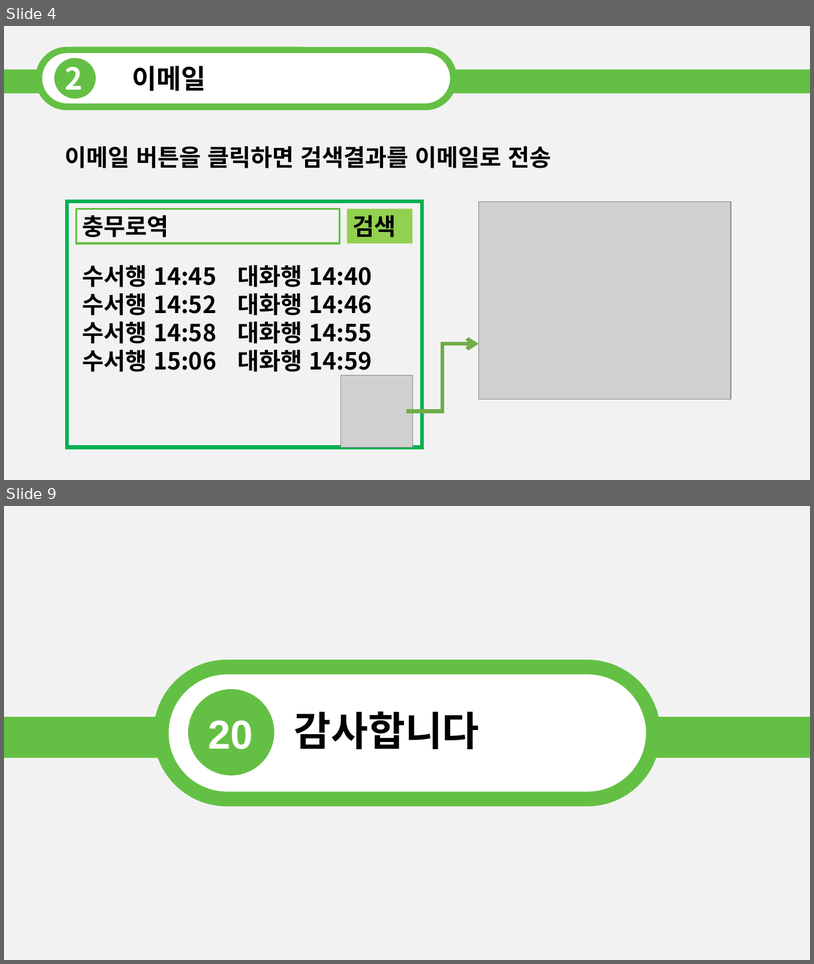
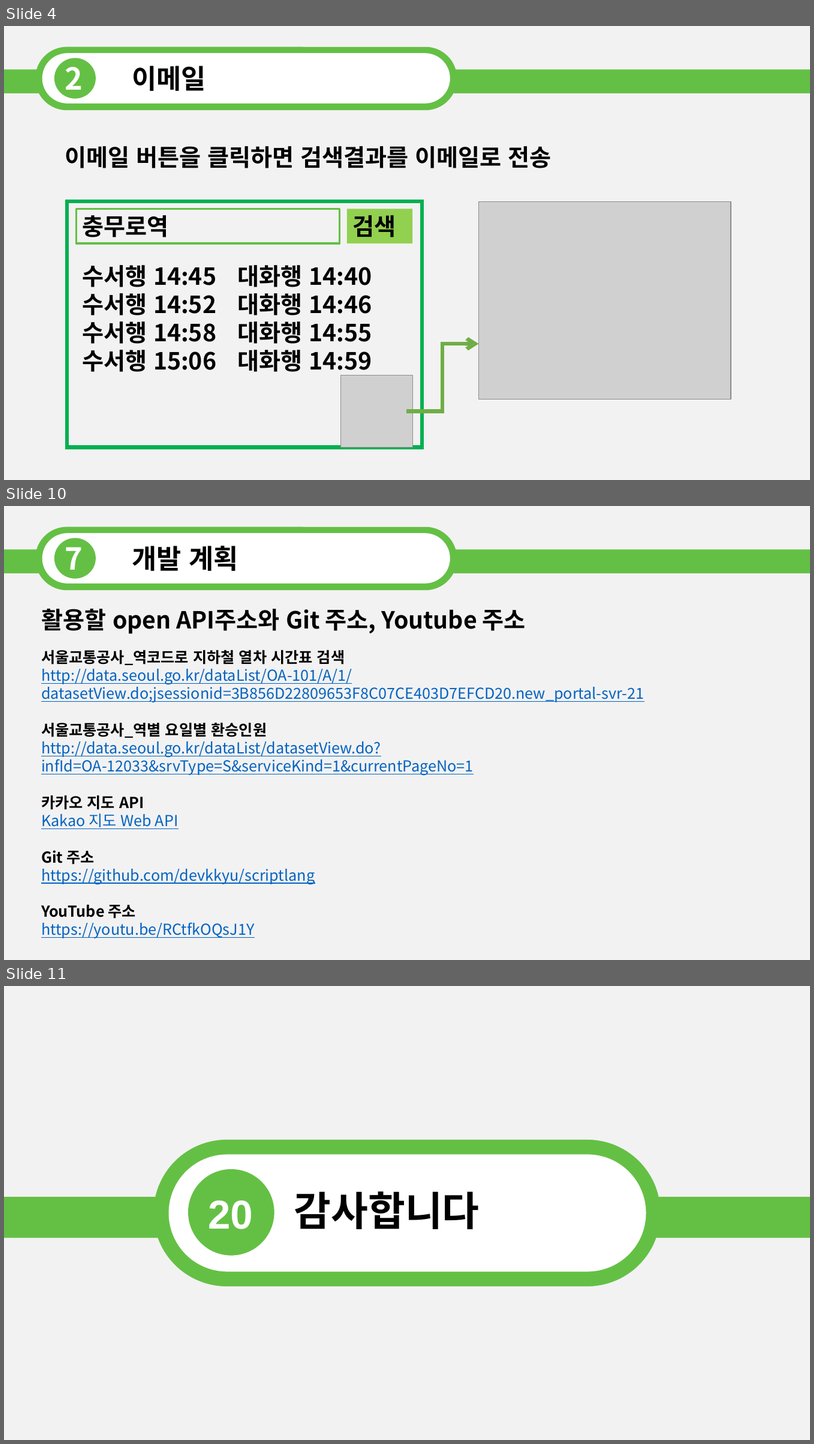
Before and after one commit to dev-kkyu/scriptlang, a slide deck: 기획발표_최종.pptx. Shown one above the other, each under a label of ours: slides 4 and 9 before the commit, slides 4, 10 and 11 after it; the slides between them are not shown. The pictures are 814x964 and 814x1444 pixels, drawn with LibreOffice and Linux fonts; fonts in the diff are those of the drawing; grey boxes stand for pictures. Boxes give left, top, right and bottom in pixels: in the first picture for what was removed or moved away, otherwise in the second. Text is boxed around its words. In the diff, an @@ line names an element or a change of style, - is before the commit and + after.

```diff
--- a/기획발표_최종.pptx
+++ b/기획발표_최종.pptx
@@ slide 10 added at [4, 506, 810, 960], background #FFFFFF; not listed: 1 template element that a slide beside it also shows @@
@@ group added at [4, 526, 810, 590]: 2 rounded rectangles, 2 texts, 1 rectangle, 1 ellipse @@
+7
+개발 계획
@@ text added at [41, 609, 644, 938], 18 pt, text #0563C1, underline @@
+활용할 open API주소와 Git 주소, Youtube 주소
+서울교통공사_역코드로 지하철 열차 시간표 검색
+http://data.seoul.go.kr/dataList/OA-101/A/1/datasetView.do;jsessionid=3B856D22809653F8C07CE403D7EFCD20.new_portal-svr-21
+서울교통공사_역별 요일별 환승인원
+http://data.seoul.go.kr/dataList/datasetView.do?infId=OA-12033&srvType=S&serviceKind=1&currentPageNo=1
+카카오 지도 API
+Kakao 지도 Web API
+Git 주소
+https://github.com/devkkyu/scriptlang
+YouTube 주소
+https://youtu.be/RCtfkOQsJ1Y
@@ what was slide 9 is now slide 11 @@
```
Also in this commit, not shown: 7 slides changed, 1 other slide added.
